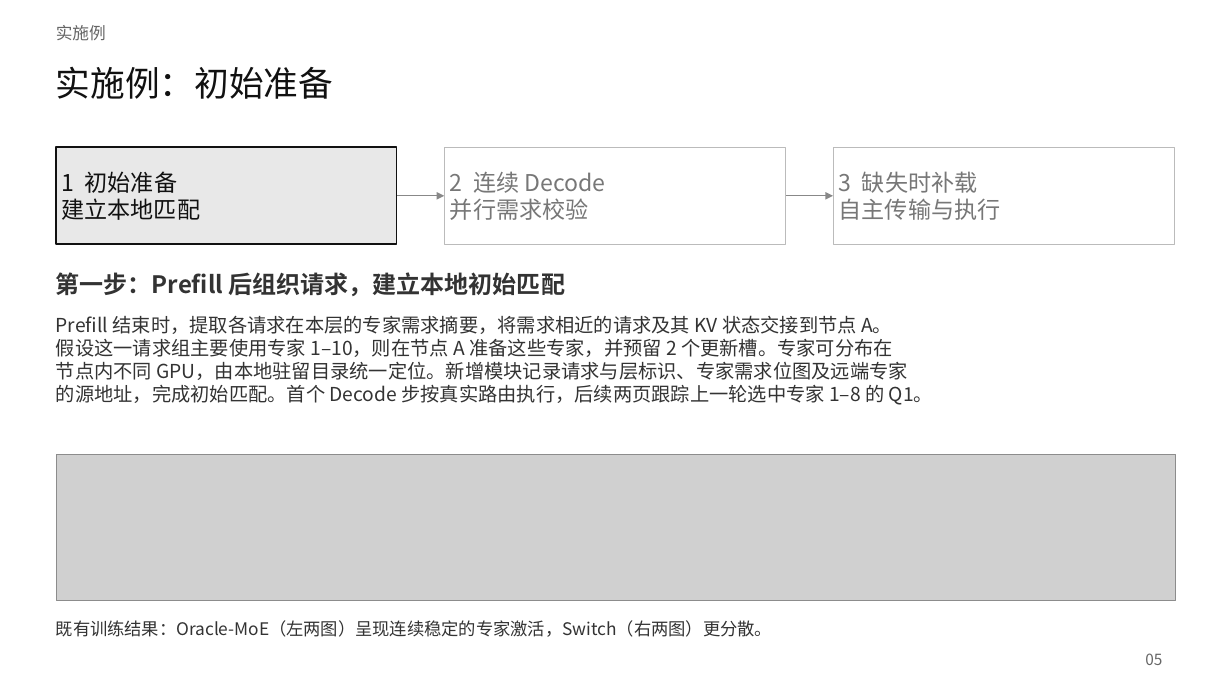
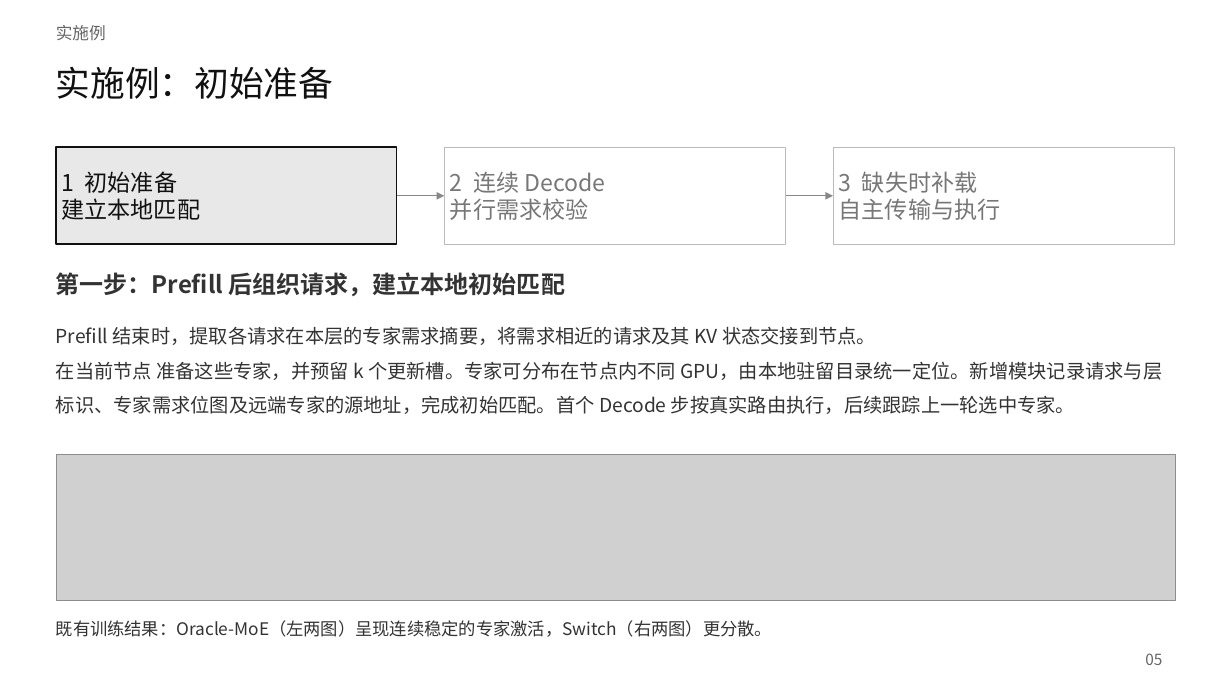
Before and after one commit to Frandium/kv_cache, a slide deck: slide 5 of main_swapmoe/patents/ppt/MoE解码专家驻留与自主补载.pptx. Drawn at 1232x693 pixels with LibreOffice and Linux fonts; fonts in the diff are those of the drawing; grey boxes stand for pictures. Boxes give left, top, right and bottom in pixels: in the first picture for what was removed or moved away, otherwise in the second. Text is boxed around its words. In the diff, an @@ line names an element or a change of style, - is before the commit and + after.

```diff
--- a/main_swapmoe/patents/ppt/MoE解码专家驻留与自主补载.pptx
+++ b/main_swapmoe/patents/ppt/MoE解码专家驻留与自主补载.pptx
@@ text at bbox=[56, 326, 1162, 414]: text changed @@
-Prefill 结束时，提取各请求在本层的专家需求摘要，将需求相近的请求及其 KV 状态交接到节点 A。
-假设这一请求组主要使用专家 1–10，则在节点 A 准备这些专家，并预留 2 个更新槽。专家可分布在
-节点内不同 GPU，由本地驻留目录统一定位。新增模块记录请求与层标识、专家需求位图及远端专家
-的源地址，完成初始匹配。首个 Decode 步按真实路由执行，后续两页跟踪上一轮选中专家 1–8 的 Q1。
+Prefill 结束时，提取各请求在本层的专家需求摘要，将需求相近的请求及其 KV 状态交接到节点。
+在当前节点 准备这些专家，并预留 k 个更新槽。专家可分布在节点内不同 GPU，由本地驻留目录统一定位。新增模块记录请求与层标识、专家需求位图及远端专家的源地址，完成初始匹配。首个 Decode 步按真实路由执行，后续跟踪上一轮选中专家。
```
Also in this commit, not shown: 4 other slides changed, 11 other files.
